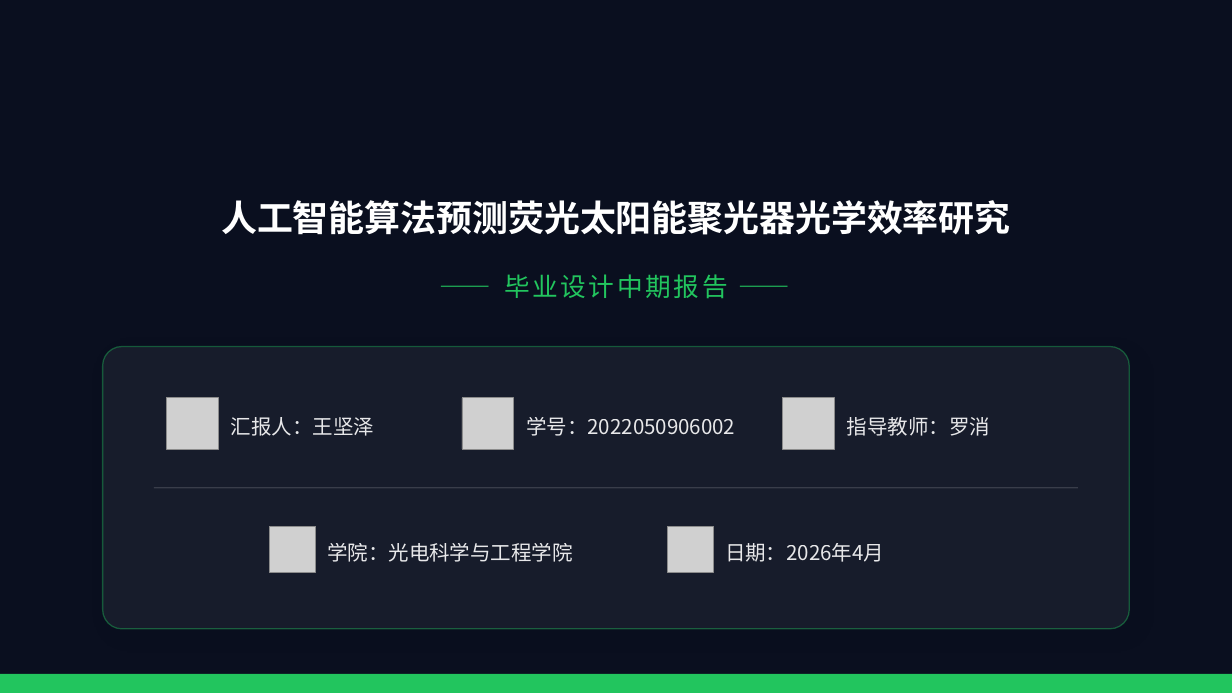
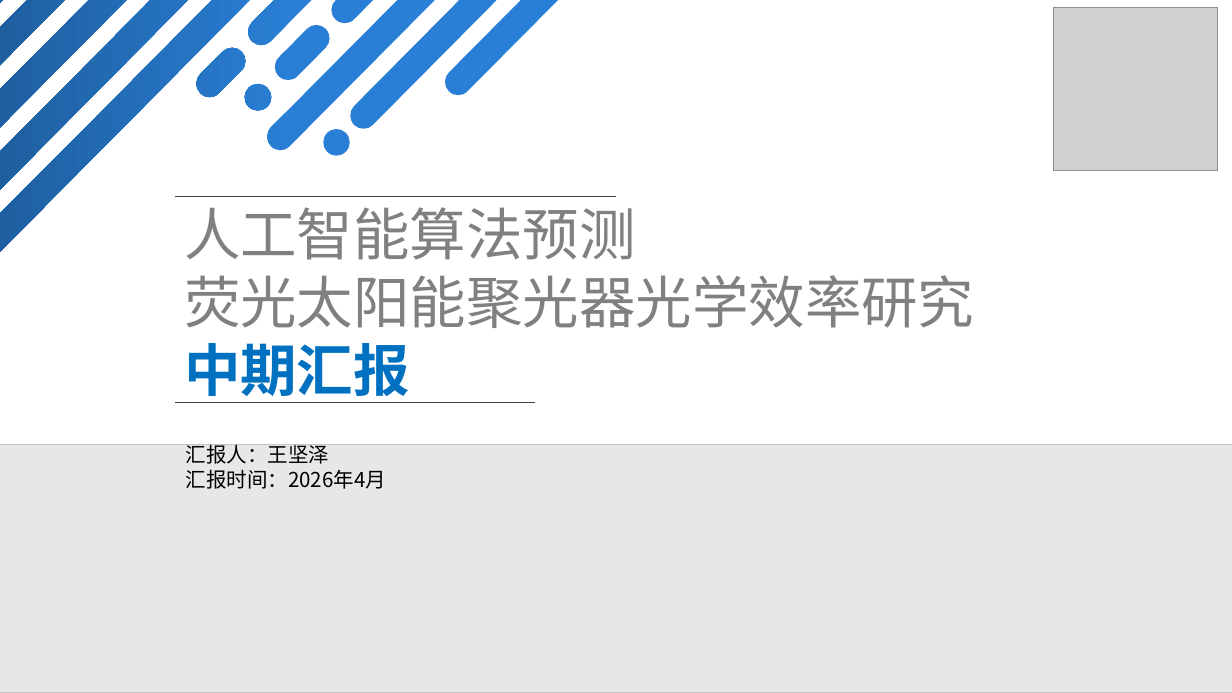
Before and after one commit to CoralSwallow/--, a slide deck: slide 1 of 中期答辩-王坚泽-2022050906002.pptx. Drawn at 1232x693 pixels with LibreOffice and Linux fonts; fonts in the diff are those of the drawing; grey boxes stand for pictures; background and template pictures are left out. Boxes give left, top, right and bottom in pixels: in the first picture for what was removed or moved away, otherwise in the second. Text is boxed around its words. In the diff, an @@ line names an element or a change of style, - is before the commit and + after.

```diff
--- a/中期答辩-王坚泽-2022050906002.pptx
+++ b/中期答辩-王坚泽-2022050906002.pptx
@@ background picture (left out) to #FFFFFF @@
@@ rounded rectangle removed at [0,0,1232,693] @@
@@ freeform shape added at [0,0,558,251], fill gradient #297FD5 to #1F5FA0 @@
@@ picture added at [1054,7,1218,171] @@
@@ text "人工智能算法预测" at [184,207,974,403]: vertical alignment middle to top @@
@@ line added from (175, 197) to (616, 197), #404040 0.5 pt @@
@@ text at [184,207,974,403]: text changed; size 28 to 44 pt; font Noto Sans CJK SC to Arial; text colour #FFFFFF to #808080; bold off @@
-人工智能算法预测荧光太阳能聚光器光学效率研究
+人工智能算法预测
+荧光太阳能聚光器光学效率研究
+中期汇报
@@ text removed at [504,274,728,299] @@
-—— 毕业设计中期报告 ——
@@ rounded rectangle removed at [103,347,1129,629] @@
@@ rectangle added at [0,402,1232,693], fill #FFFFFF at 50% opacity @@
@@ picture removed at [167,398,219,450] @@
@@ line added from (175, 402) to (535, 402), #404040 0.5 pt @@
@@ picture removed at [462,398,514,450] @@
@@ text removed at [526,417,735,436] @@
-学号：2022050906002
@@ picture removed at [783,398,835,450] @@
@@ text removed at [847,417,990,436] @@
-指导教师：罗消
@@ picture added at [0,445,1232,693] @@
@@ text "汇报人：王坚泽" at [186,444,386,489]: vertical alignment middle to top @@
@@ text "汇报人：王坚泽": place and size @@
-text "汇报人：王坚泽" at [231,417,374,436]
+text "汇报人：王坚泽" at [186,444,386,489]
@@ text at [186,444,329,464]: text colour #FFFFFF at 90% opacity to #000000 in "汇报人：王坚泽"; line spacing 1.25 to 1 @@
@@ text at [186,469,386,489]: paragraph added @@
+汇报时间：2026年4月
@@ line removed from (154, 488) to (1079, 488) @@
@@ picture removed at [270,526,316,572] @@
@@ picture removed at [667,526,714,572] @@
@@ text removed at [327,543,573,562] @@
-学院：光电科学与工程学院
@@ text removed at [725,543,884,562] @@
-日期：2026年4月
@@ rounded rectangle removed at [0,674,1232,693] @@
```
Also in this commit, not shown: 1 other slide changed, 31 slides added, 19 slides removed, 3 other files.
